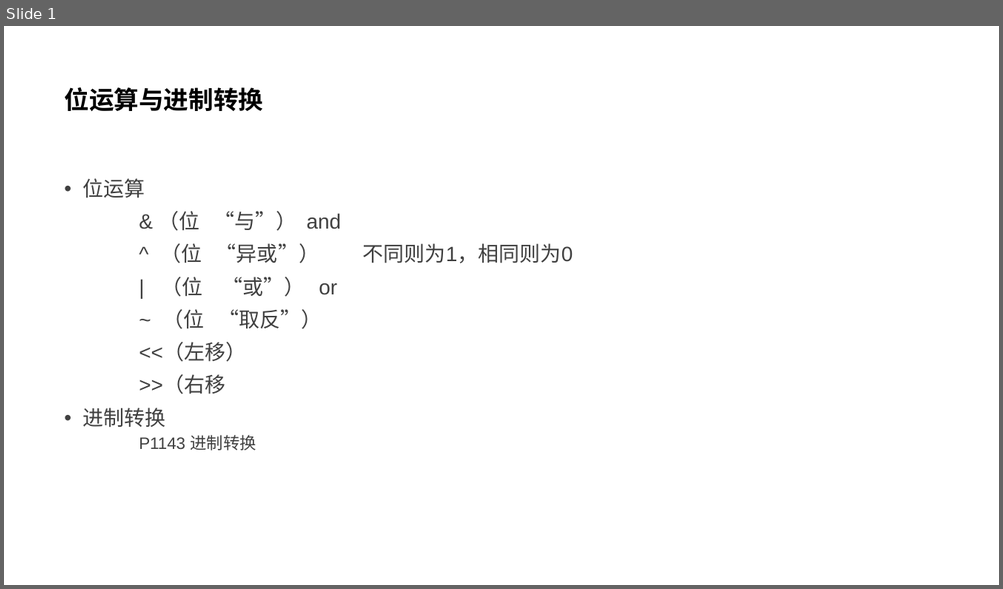
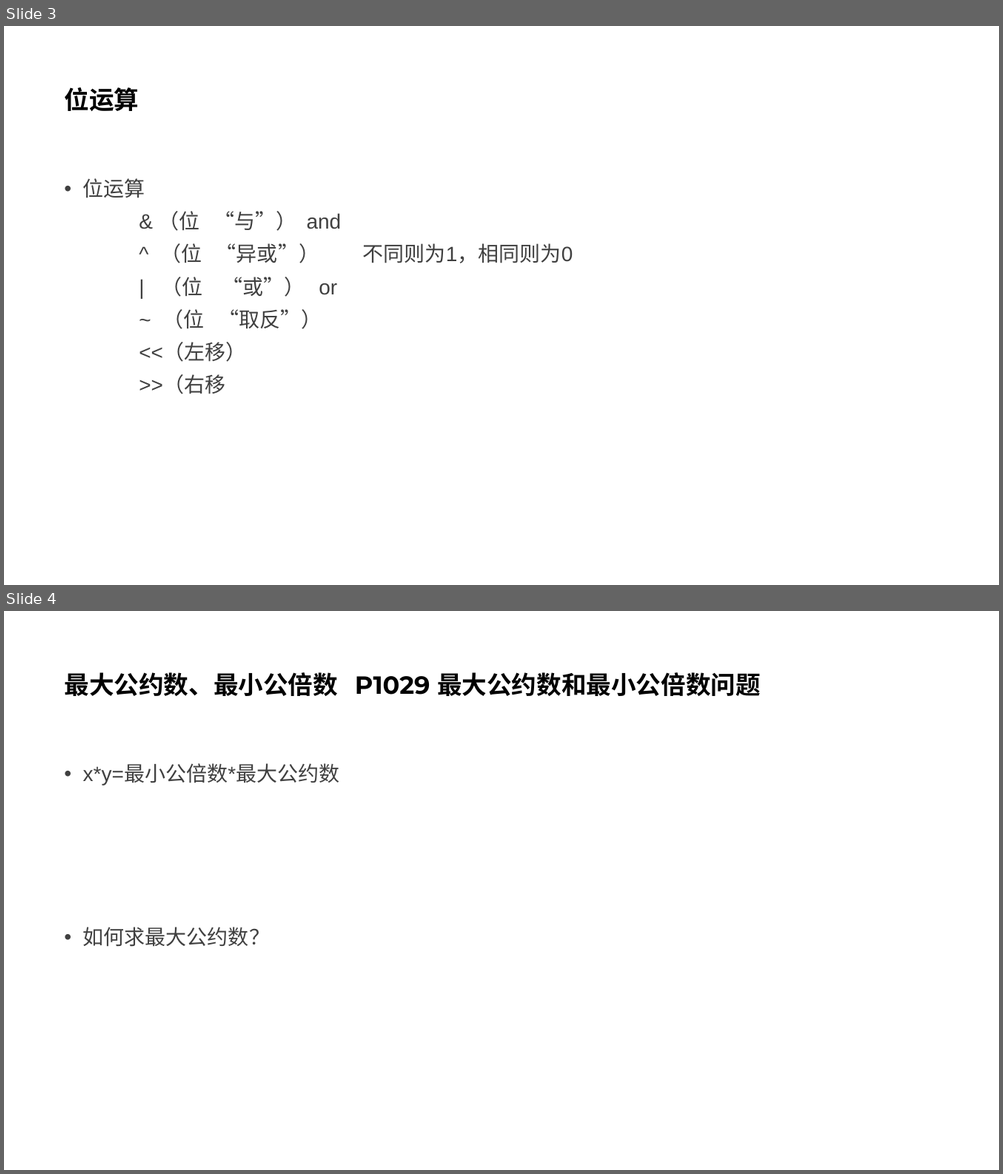
Before and after one commit to Adnios/Class, a slide deck: C++资料包/math/位运算与进制转换.pptx. Shown one above the other, each under a label of ours: slide 1 before the commit, slides 3 and 4 after it. The pictures are 1003x589 and 1003x1174 pixels, drawn with LibreOffice and Linux fonts; fonts in the diff are those of the drawing. Boxes give left, top, right and bottom in pixels: in the first picture for what was removed or moved away, otherwise in the second. Text is boxed around its words. In the diff, an @@ line names an element or a change of style, - is before the commit and + after.

```diff
--- a/C++资料包/math/位运算与进制转换.pptx
+++ b/C++资料包/math/位运算与进制转换.pptx
@@ slide 4 added at bbox=[4, 611, 999, 1170], background #FFFFFF @@
@@ title added at bbox=[64, 672, 760, 696], 24 pt, text #000000, bold @@
+最大公约数、最小公倍数 P1029 最大公约数和最小公倍数问题
@@ text added at bbox=[83, 765, 340, 947], 20 pt, text #404040 @@
+• x*y=最小公倍数*最大公约数
+• 如何求最大公约数？
@@ what was slide 1 is now slide 3 @@
@@ slide 3 changed as well @@
@@ title at bbox=[64, 87, 139, 111]: text changed @@
-位运算与进制转换
+位运算
@@ text at bbox=[83, 408, 256, 451]: paragraphs removed @@
-• 进制转换
-    P1143 进制转换
```
Also in this commit, not shown: 7 other slides added, 1 slide removed, 3 other files.
